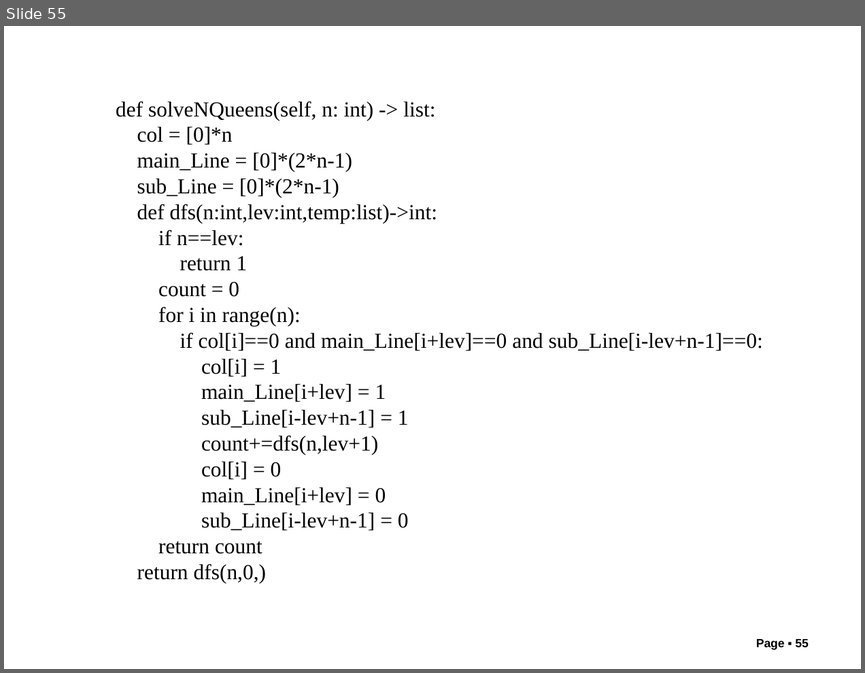
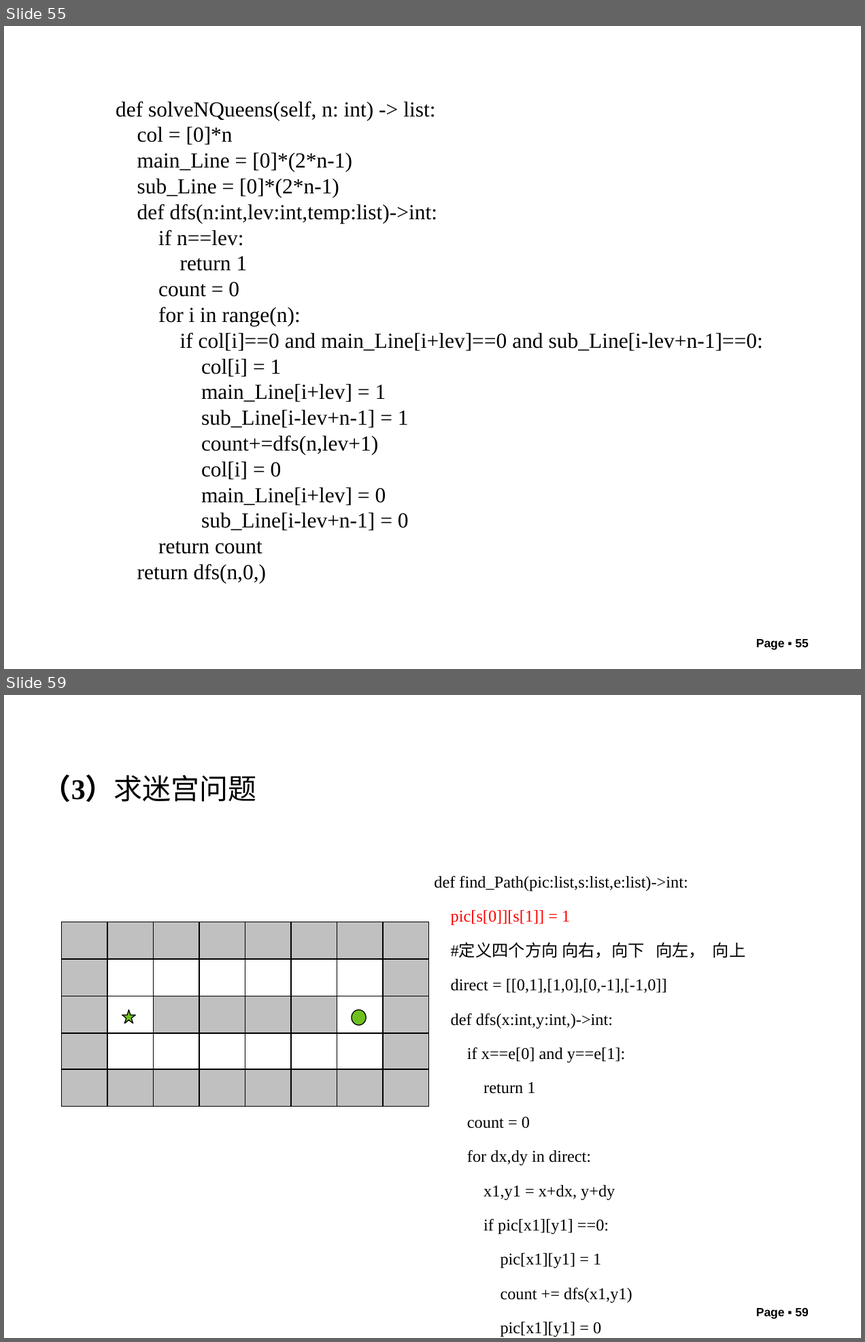
Before and after one commit to liutongling/DP, a slide deck: file/第6章 回朔法.pptx. Shown one above the other, each under a label of ours: slide 55 before the commit, slides 55 and 59 after it; the slides between them are not shown. The pictures are 865x673 and 865x1342 pixels, drawn with LibreOffice and Linux fonts; fonts in the diff are those of the drawing; background and template pictures are left out. Boxes give left, top, right and bottom in pixels: in the first picture for what was removed or moved away, otherwise in the second. Text is boxed around its words. In the diff, an @@ line names an element or a change of style, - is before the commit and + after.

```diff
--- a/file/第6章 回朔法.pptx
+++ b/file/第6章 回朔法.pptx
@@ slide 59 added at bbox=[4, 695, 861, 1338], background #FFFFFF @@
@@ text added at bbox=[43, 775, 257, 802], 24 pt, text #000000 @@
+（3）求迷宫问题
@@ text added at bbox=[434, 876, 746, 1337], 24 pt, text #000000 @@
+def find_Path(pic:list,s:list,e:list)->int:
+pic[s[0]][s[1]] = 1
+#定义四个方向 向右，向下 向左， 向上
+direct = [[0,1],[1,0],[0,-1],[-1,0]]
+def dfs(x:int,y:int,)->int:
+if x==e[0] and y==e[1]:
+return 1
+count = 0
+for dx,dy in direct:
+x1,y1 = x+dx, y+dy
+if pic[x1][y1] ==0:
+pic[x1][y1] = 1
+count += dfs(x1,y1)
+pic[x1][y1] = 0
+return count
+return dfs(s[0],s[1])
@@ table added at bbox=[61, 922, 432, 1106], 5 rows, 8 columns @@
+ |  |  |  |  |  |  | 
+ |  |  |  |  |  |  | 
+ |  |  |  |  |  |  | 
+ |  |  |  |  |  |  | 
+ |  |  |  |  |  |  | 
@@ star added at bbox=[122, 1009, 136, 1023], fill #6FC01E, outline #000000 0.75 pt @@
@@ ellipse added at bbox=[351, 1009, 366, 1025], fill #6FC01E, outline #000000 0.75 pt @@
@@ page number added at bbox=[756, 1308, 808, 1319], 10 pt, text #000000, bold @@
+Page ▪ 59
```
Also in this commit, not shown: 2 slides changed, 6 other slides added, 3 other files.
